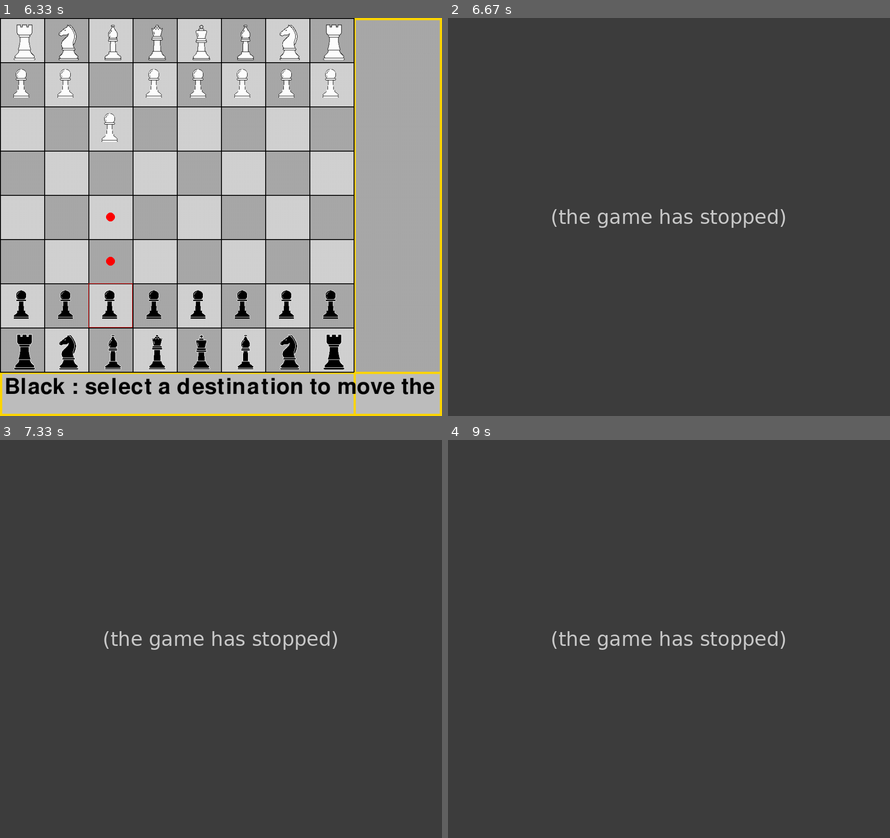
Above: before the commit, frames 1-4 (two rows, left to right).
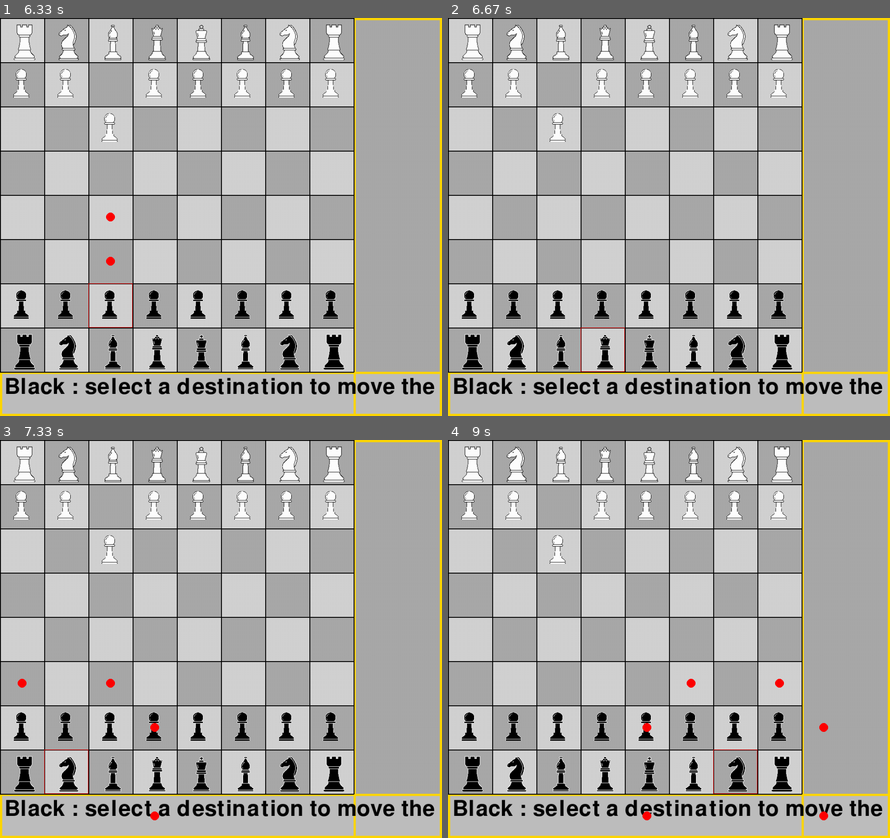
Above: after the commit, the same moments.

Repository: tarekzerroug/chessengine
Game: pygame game, started from main.py
Two runs of this game, one before a commit and one after it. Both use one fixed random seed, a clock stepped at 60 frames per second and the inputs below.
Inputs (mouse positions are in pixels of both pictures, inside the frame that each line leads up to):
- Up to frame 1 (6.33 s): click (287, 77) at 1.38 s; click (106, 69) at 1.72 s; click (114, 137) at 2.05 s; click (198, 320) at 2.38 s; click (114, 288) at 5.72 s
- Up to frame 2 (6.67 s): click (602, 332) at 6.55 s
- Up to frame 3 (7.33 s): click (88, 786) at 6.88 s
- Up to frame 4 (9 s): click (748, 770) at 8.72 s

Frame 1 is identical in both runs. In frame 2, 98% of the frame differs, in the area x 0-100%, y 0-100%; in frame 3, 98%; in frame 4, 98%.
Error before the commit: TypeError: argument of type 'NoneType' is not iterable (main.py line 237); the game stopped at 6.55 s (later frames are placeholders)

Commit message:
the queen

Diff:
--- a/main.py
+++ b/main.py
@@ -124,8 +124,19 @@
             moves_list = check_pawn(location, turn)
         if piece == 'queen':
             moves_list = check_queen(location, turn)
-
+        if piece == 'knight':
+            moves_list = check_knight(location, turn)
+
+        if piece == 'king':
+            moves_list = check_king(location, turn)
+
+        if piece == 'rook':
+            moves_list = check_rook(location, turn)
+
+        if piece == 'bishop':
+            moves_list = check_bishop(location, turn)
         all_moves_list.append(moves_list)
+
     return all_moves_list
 
 def check_pawn(position , color ):
@@ -153,7 +164,7 @@
     return moves_list
 
 def check_queen(position, color):
-    if color == "white":
+
         moves_list = []
         (x, y) = position
         if color == "white" :
@@ -176,8 +187,62 @@
                 moves_list.append((x, y - 2))
         return moves_list
 
-
-
+def check_king(position, color):
+        moves_list = []
+        (x, y) = position
+        if color == "white":
+            friends_locations = white_locations
+        else :
+            friends_locations = black_locations
+
+        if (x + 1, y) not in friends_locations:
+            moves_list.append((x + 1, y))
+        if (x - 1, y) not in friends_locations:
+            moves_list.append((x - 1, y))
+        if (x, y + 1) not in friends_locations:
+            moves_list.append((x, y + 1))
+        if (x, y - 1) not in friends_locations:
+            moves_list.append((x, y - 1))
+        if (x + 1, y + 1) not in friends_locations:
+            moves_list.append((x + 1, y + 1))
+        if (x - 1, y - 1) not in friends_locations:
+            moves_list.append((x - 1, y - 1))
+        if (x + 1, y - 1) not in friends_locations:
+            moves_list.append((x + 1, y - 1))
+        if (x - 1, y + 1) not in friends_locations:
+            moves_list.append((x - 1, y + 1))
+        return moves_list
+
+def check_rook(position, color):
+    pass
+
+def check_bishop(position, color):
+    pass
+def check_knight(position, color):
+    (x , y ) = position
+    moves_list = []
+    if color == "white":
+        friends_locations = black_locations
+    else :
+        friends_locations = white_locations
+
+    if (x + 2, y + 1) not in friends_locations :
+        moves_list.append((x + 2, y + 1))
+    if (x + 2, y - 1) not in friends_locations :
+        moves_list.append((x + 2, y - 1))
+    if (x - 2, y + 1) not in friends_locations :
+        moves_list.append((x - 2, y + 1))
+    if (x - 2, y - 1) not in friends_locations :
+        moves_list.append((x - 2, y - 1))
+    if (x + 1, y + 2) not in friends_locations :
+        moves_list.append((x + 1, y + 2))
+    if (x + 1, y - 2) not in friends_locations :
+        moves_list.append((x + 1, y - 2))
+    if (x - 1, y + 2) not in friends_locations :
+        moves_list.append((x - 1, y + 2))
+    if (x - 1, y - 2) not in friends_locations :
+         moves_list.append((x - 1, y - 2))
+    return moves_list
 
 def draw_valid_moves(moves):
 
